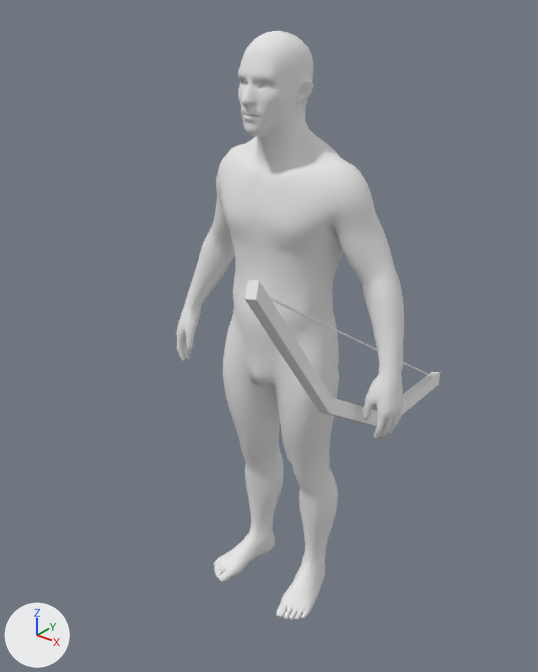
Two versions of the glTF model Statics/LIFESHAVE/walk5.glb, one commit apart.
Both versions are drawn from a 50 mm lens placed at (1.212, -1.564, 1.87), pointed at (-0.028, -0.014, 0.909). Every picture has the same lights, and +X, +Y and +Z are marked at lower left. Vertices at the same position are counted once.

Objects in the first picture: 'Realistic_White_Male_Low_Poly_Default OBJ.001_0', '円柱', '立方体'.
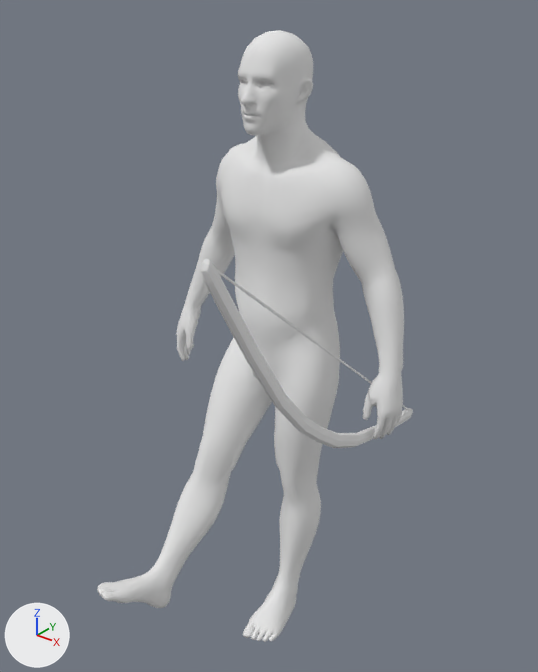
Boxes [x1, y1, x2, y2] around the edits, measured in the pictures (538 x 672 px; the box of a moved part takes in the faces that stretch with it):
'Realistic_White_Male_Low_Poly_Default OBJ.001_0', reshaped, moved (34% wider): before [176, 31, 404, 620]; after [97, 30, 404, 642]
'立方体', reshaped, moved, turned: before [245, 280, 440, 427]; after [201, 258, 413, 448]
'円柱', moved, turned: before [270, 297, 432, 376]; after [217, 270, 408, 409]
part 1 of me_realistic_white_male_low_poly_default_obj_001_0, moved or reshaped: before [214, 283, 339, 620]; after [97, 286, 340, 642]

Patch to the scene script:
```diff
--- a/Statics/LIFESHAVE/walk5.glb.py
+++ b/Statics/LIFESHAVE/walk5.glb.py
@@ me_realistic_white_male_low_poly_default_obj_001_0 @@
 # used by ob_realistic_white_male_low_poly_default_obj_001_0; location = (0.0, 0.0, -0.004)
-me_realistic_white_male_low_poly_default_obj_001_0.from_pydata(...)  # 4944 vertices, 9884 faces; spans x -0.41..0.41, y -0.16..0.16, z 0.0..1.75
+me_realistic_white_male_low_poly_default_obj_001_0.from_pydata(...)  # 4944 vertices, 9884 faces; spans x -0.41..0.41, y -0.63..0.16, z 0.0..1.75
+# me_realistic_white_male_low_poly_default_obj_001_0 part 1: 1489 of 4944 vertices moved; they spanned x -0.2..0.2, y -0.16..0.14, z 0.0..1.07 and now span x -0.2..0.2, y -0.63..0.15, z 0.0..1.07; mean shift (0.0, -0.21, 0.07); largest move (-0.13, -0.15, 0.0) -> (-0.13, -0.63, 0.3)
 me_realistic_white_male_low_poly_default_obj_001_0.materials.append(mat_default_obj_001)
@@ me_立方体 @@
 # used by ob_立方体; location = (0.248, 0.064, 0.88); rotation_euler = (-0.341, -0.95, 1.985), in degrees (-20, -54, 114); scale = (1.0, 0.7, 0.7)
-me_立方体.from_pydata(...)  # 28 vertices, 52 faces; spans x -0.17..0.07, y -0.02..0.02, z -0.85..0.85
+me_立方体.from_pydata(...)  # 106 vertices, 208 faces; spans x -0.17..0.06, y -0.02..0.02, z -0.85..0.84
+# me_立方体 part 2: 28 vertices removed from x -0.17..0.07, y -0.02..0.02, z -0.85..0.85; 106 vertices added at x -0.17..0.06, y -0.02..0.02, z -0.85..0.84
@@ ob_realistic_white_male_low_poly_default_obj_001_0 @@
 ob_realistic_white_male_low_poly_default_obj_001_0 = bpy.data.objects.new('Realistic_White_Male_Low_Poly_Default OBJ.001_0', me_realistic_white_male_low_poly_default_obj_001_0)
-ob_realistic_white_male_low_poly_default_obj_001_0.location = (0.0, 0.0, -0.004)
+ob_realistic_white_male_low_poly_default_obj_001_0.location = (0.0, 0.0, -0.003)
@@ ob_円柱 @@
 ob_円柱 = bpy.data.objects.new('円柱', me_円柱)
-ob_円柱.location = (0.248, 0.064, 0.88)
-ob_円柱.rotation_euler = (-0.341, -0.95, 1.985)  # degrees (-20, -54, 114)
+ob_円柱.location = (0.317, -0.205, 0.975)
+ob_円柱.rotation_euler = (-0.271, -0.842, 1.93)  # degrees (-16, -48, 111)
 ob_円柱.scale = (1.0, 0.7, 0.7)
@@ ob_立方体 @@
 ob_立方体 = bpy.data.objects.new('立方体', me_立方体)
-ob_立方体.location = (0.248, 0.064, 0.88)
-ob_立方体.rotation_euler = (-0.341, -0.95, 1.985)  # degrees (-20, -54, 114)
+ob_立方体.location = (0.317, -0.205, 0.975)
+ob_立方体.rotation_euler = (-0.271, -0.842, 1.93)  # degrees (-16, -48, 111)
 ob_立方体.scale = (1.0, 0.7, 0.7)
```
